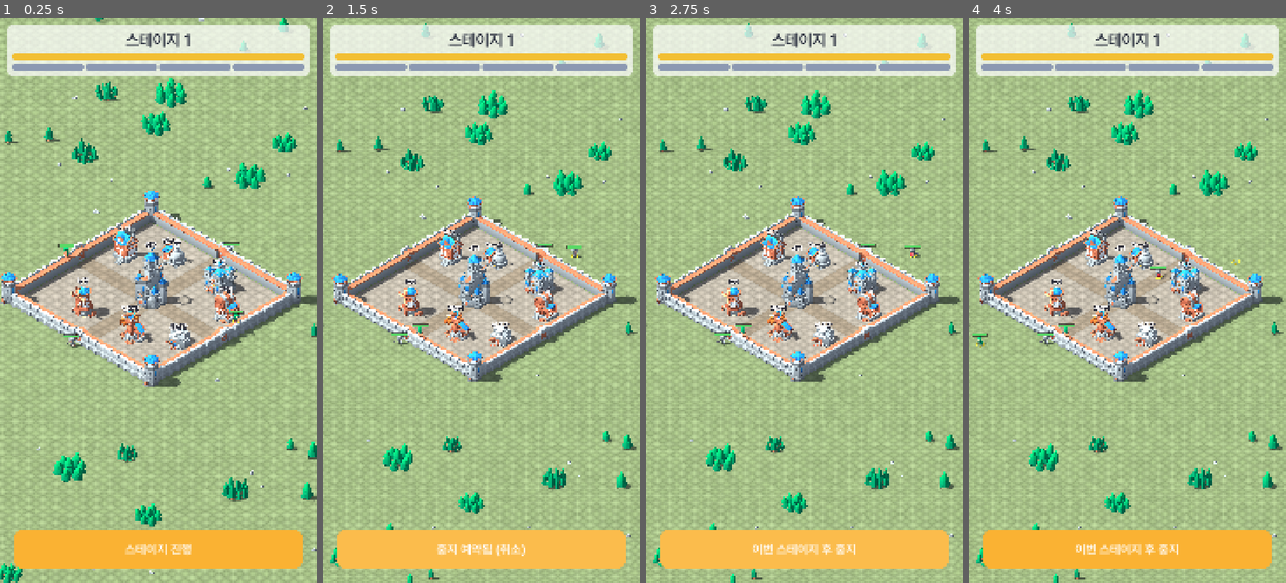
Above: before the commit, frames 1-4 (left to right).
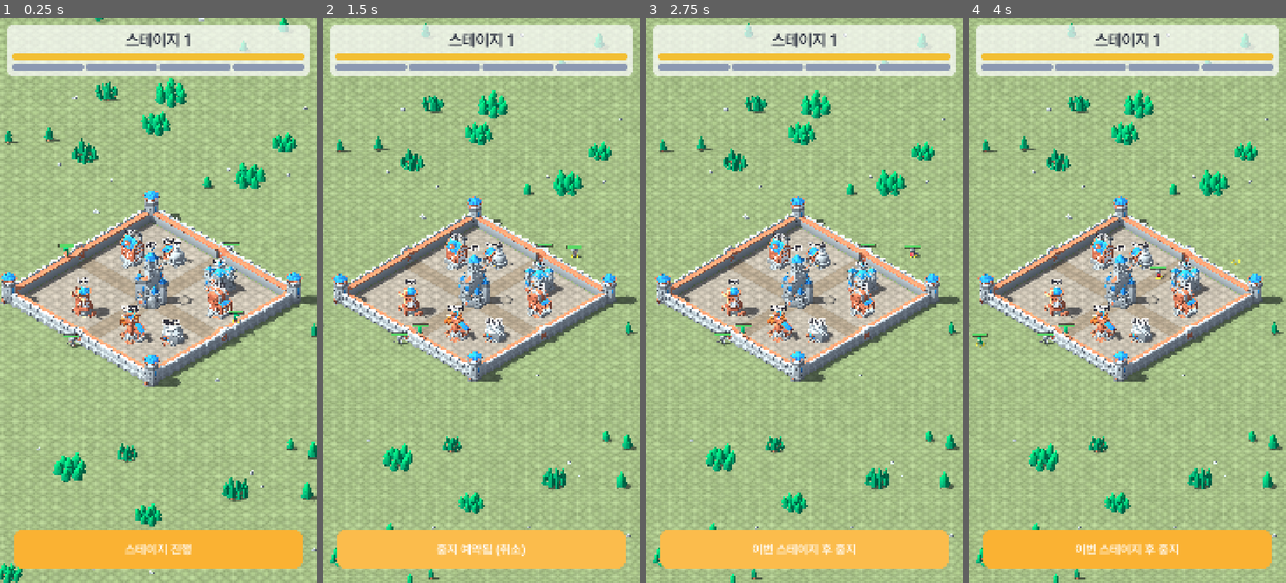
Above: after the commit, the same moments.

Repository: ILSEONG/CastleRPG
Game: Godot game, scene res://tests/input_check.tscn
The game is run twice, just before and just after one commit, with the same random seed, the same clock (stepped at 60 frames per second) and the same inputs. This scene is started directly instead of the project's main scene.
Inputs:
- Up to frame 1 (0.25 s): no input
- Up to frame 2 (1.5 s): click "스테이지 진행" at 0.5 s; click "이번 스테이지 후 중지" at 1.25 s
- Up to frame 3 (2.75 s): click "중지 예약됨 (취소)" at 2 s
- Up to frame 4 (4 s): click "이번 스테이지 후 중지" at 2.75 s; click "중지 예약됨 (취소)" at 3.5 s

The runs differ from the first frame. In frame 1, 1.4% of the frame differs, in the area x 35-76%, y 36-59%; in frame 2, 1.3%; in frame 3, 1.3%; in frame 4, 1.3%.

Commit message:
fix: keep a clear inner lane beside the stairs (2-tile building margin)
Buildings keep a 2-tile wall margin (stair strip + the gate_inner <->
stair_approach lane): tavern (5,-5), houses (-8,-5), quarry (5,2).
New logic test: no building plot holds a stair_approach, gate_inner or
stair_bottom point or overlaps a stair footprint, and the ground legs of
gate <-> wall-top routes on every side and end pass no building plot.
Input (j) waits 8 s for the climb. Spec 2, 3 and 6 updated.

Co-Authored-By: Claude Opus 5.5 <noreply@anthropic.com>

Diff:
--- a/scripts/balance.gd
+++ b/scripts/balance.gd
@@ -52,15 +52,15 @@
 const HERO_ROSTER := ["warrior", "archer"]  # 영웅 i의 역할 = HERO_ROSTER[i % 2]
 
 ## 건물 배치 (플레이스홀더). cell = 최소 모서리 타일 좌표, size = 타일 수. 성 중심이 타일 경계 (0,0).
-## 레벨 1 내부 타일 범위 -10..9. 성채 외 건물은 벽 쪽 1칸 여유(-9..8, 계단 띠)를 두고 십자 도로(-1·0)를 피한다.
+## 레벨 1 내부 타일 범위 -10..9. 성채 외 건물은 벽 쪽 2칸 여유(-8..7: 계단 띠 + 성문 안쪽↔계단 앞 통로)를 두고 십자 도로(-1·0)를 피한다.
 const BUILDINGS := [
 	{"id": "keep", "name": "성채", "cell": Vector2i(-2, -2), "size": Vector2i(4, 4)},
 	{"id": "barracks", "name": "막사", "cell": Vector2i(2, -8), "size": Vector2i(3, 3)},
-	{"id": "tavern", "name": "주점", "cell": Vector2i(6, -5), "size": Vector2i(3, 3)},
+	{"id": "tavern", "name": "주점", "cell": Vector2i(5, -5), "size": Vector2i(3, 3)},
 	{"id": "lab", "name": "연구소", "cell": Vector2i(-5, -8), "size": Vector2i(3, 3)},
-	{"id": "houses", "name": "민가", "cell": Vector2i(-9, -5), "size": Vector2i(3, 3)},
+	{"id": "houses", "name": "민가", "cell": Vector2i(-8, -5), "size": Vector2i(3, 3)},
 	{"id": "lumber", "name": "벌목장", "cell": Vector2i(2, 5), "size": Vector2i(3, 3)},
-	{"id": "quarry", "name": "채석장", "cell": Vector2i(6, 2), "size": Vector2i(3, 3)},
+	{"id": "quarry", "name": "채석장", "cell": Vector2i(5, 2), "size": Vector2i(3, 3)},
 	{"id": "farm", "name": "농장", "cell": Vector2i(-5, 5), "size": Vector2i(3, 3)},
 ]
 
--- a/tests/input_check.gd
+++ b/tests/input_check.gd
@@ -185,10 +185,10 @@
 	_check(warrior.side == 0 and warrior.post == Formation.POST_WALL and ai >= 0 and bi == ai + 1 and ti == bi + 1,
 		"(j) wall tap with an inside warrior selected routes up the north stairs (approach, bottom, then top)",
 		"side/post=%s path=%s" % [[warrior.side, warrior.post], warrior._path])
-	await get_tree().create_timer(5.0).timeout
+	await get_tree().create_timer(8.0).timeout
 	var wd: float = warrior.global_position.distance_to(home)
 	_check(wd < 0.1 and absf(warrior.global_position.y - Balance.WALL_H) < 0.01,
-		"(j) warrior stands at its wall-top slot 5 s later", "d=%.2f pos=%s" % [wd, warrior.global_position])
+		"(j) warrior stands at its wall-top slot 8 s later", "d=%.2f pos=%s" % [wd, warrior.global_position])
 
 
 func _check(cond: bool, what: String, detail: String) -> void:
--- a/tests/run_tests.gd
+++ b/tests/run_tests.gd
@@ -40,6 +40,7 @@
 	test_lowpoly_conversion()
 	test_route()
 	test_stairs_and_wall_routes()
+	test_buildings_clear_stairs()
 	test_is_inside()
 	if _errors.count > 0:
 		printerr("SCRIPT ERRORS %d" % _errors.count)
@@ -230,14 +231,14 @@
 
 func test_building_layout() -> void:
 	var half_tiles := floori(Balance.INTERIOR_TILES[0] / 2.0)
-	var allowed := Rect2i(-half_tiles + 1, -half_tiles + 1, 2 * half_tiles - 2, 2 * half_tiles - 2)
+	var allowed := Rect2i(-half_tiles + 2, -half_tiles + 2, 2 * half_tiles - 4, 2 * half_tiles - 4)  # 벽 쪽 2타일: 계단 띠 + 성문 안쪽↔계단 앞 통로
 	var road_ns := Rect2i(-1, -half_tiles, 2, 2 * half_tiles)
 	var road_ew := Rect2i(-half_tiles, -1, 2 * half_tiles, 2)
 	var placed: Array = []
 	var ids := {}
 	for b in Balance.BUILDINGS:
 		var r := Rect2i(b.cell, b.size)
-		check(allowed.encloses(r), "%s inside level-1 interior with 1-tile wall margin" % b.id)
+		check(allowed.encloses(r), "%s inside level-1 interior with 2-tile wall margin (stair strip + inner lane)" % b.id)
 		if b.id != "keep":
 			check(not r.intersects(road_ns) and not r.intersects(road_ew), "%s stays off the cross roads" % b.id)
 		for other in placed:
@@ -488,11 +489,10 @@
 			var a: Vector3 = pts[i - 1]
 			var b: Vector3 = pts[i]
 			if absf(a.y) < 0.01 and absf(b.y) < 0.01:
-				var n := ceili(F.flat_distance(a, b) / 0.1)
 				var hit := false
-				for k in range(n + 1):
-					hit = hit or _in_stair_footprint(half, a.lerp(b, float(k) / maxf(n, 1)))
-				check(not hit, "ground leg stays off every stair footprint (%s -> %s, route %s -> %s)" % [a, b, pair[0], pair[1]])
+				for q in _leg_samples(a, b):
+					hit = hit or _in_stair_footprint(half, q)
+				check(not hit,"ground leg stays off every stair footprint (%s -> %s, route %s -> %s)" % [a, b, pair[0], pair[1]])
 			if absf(a.y - b.y) > 0.01:
 				var ok := false
 				for s in 4:
@@ -515,6 +515,54 @@
 	return false
 
 
+## a → b 수평 선분 위 0.1 m 간격 샘플(양 끝 포함).
+func _leg_samples(a: Vector3, b: Vector3) -> Array:
+	var n := ceili(FormationScript.flat_distance(a, b) / 0.1)
+	var out := []
+	for k in range(n + 1):
+		out.append(a.lerp(b, float(k) / maxf(n, 1)))
+	return out
+
+
+## 건물 부지(성채 포함)는 계단·성문 통과 지점과 계단 발판을 비우고, 성문 ↔ 성벽 위 경로의 지상 구간(성문 안쪽 ↔ 계단 앞 통로)은 부지를 지나지 않는다.
+func test_buildings_clear_stairs() -> void:
+	var F = FormationScript
+	var half := Balance.interior_half(1)
+	var lo := Balance.GATE_W / 2.0 + Balance.STAIR_GAP
+	var plots := {}  # id -> Rect2 (x, z)
+	for b in Balance.BUILDINGS:
+		plots[b.id] = Rect2(Vector2(b.cell) * Balance.TILE, Vector2(b.size) * Balance.TILE)
+	for s in 4:
+		var dir: Vector3 = F.SIDE_DIR[s]
+		var pp: Vector3 = F.perp(s)
+		for e in [-1.0, 1.0]:
+			var c1: Vector3 = dir * (half - Balance.STAIR_W) + pp * (e * lo)
+			var c2: Vector3 = dir * half + pp * (e * (lo + Balance.STAIR_RUN))
+			var foot := Rect2(Vector2(c1.x, c1.z), Vector2.ZERO).expand(Vector2(c2.x, c2.z))
+			for id in plots:
+				var plot: Rect2 = plots[id]
+				for p in [F.stair_approach(half, s, e), F.gate_inner(half, s), F.stair_bottom(half, s, e)]:
+					check(not plot.has_point(Vector2(p.x, p.z)), "%s plot does not contain stair/gate point %s" % [id, p])
+				check(not plot.intersects(foot), "%s plot does not overlap the stair footprint (side %d end %d)" % [id, s, e])
+			var w := F.slot_position(half, s, F.POST_WALL, 0 if e < 0.0 else 1)  # WALL_TOP_SLOTS[0] = -4, [1] = +4
+			var front := F.slot_position(half, s, F.POST_GATE, 0)
+			var gi: Vector3 = F.gate_inner(half, s)
+			for pair in [[gi, w], [w, gi], [front, w], [w, front]]:
+				var pts: Array = [pair[0]] + F.route(half, pair[0], pair[1])
+				for i in range(1, pts.size()):
+					var a: Vector3 = pts[i - 1]
+					var b: Vector3 = pts[i]
+					if absf(a.y) > 0.01 or absf(b.y) > 0.01:
+						continue
+					var hit := ""
+					for q in _leg_samples(a, b):
+						for id in plots:
+							var plot: Rect2 = plots[id]
+							if plot.grow(-0.01).has_point(Vector2(q.x, q.z)):
+								hit = id
+					check(hit == "", "ground leg %s -> %s (route %s -> %s) passes no building plot, hit %s" % [a, b, pair[0], pair[1], hit])
+
+
 func test_is_inside() -> void:
 	var half := Balance.interior_half(1)
 	check(FormationScript.is_inside(half, Vector3(0, 0, -(half + Balance.WALL_T - 0.1))), "just inside the outer wall face counts as inside")
Not shown, changed: docs/superpowers/specs/2026-10-01-castlerpg-lowpoly-mesh-stairs-design.md
